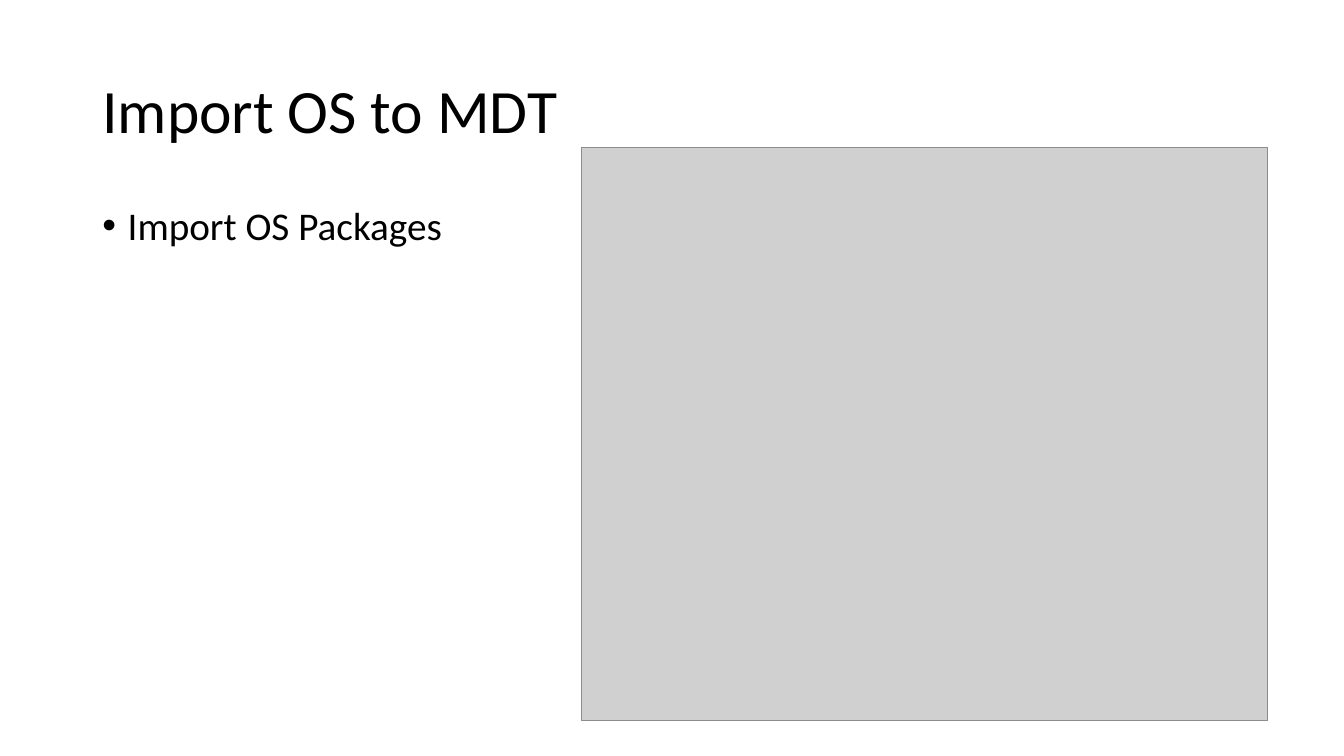
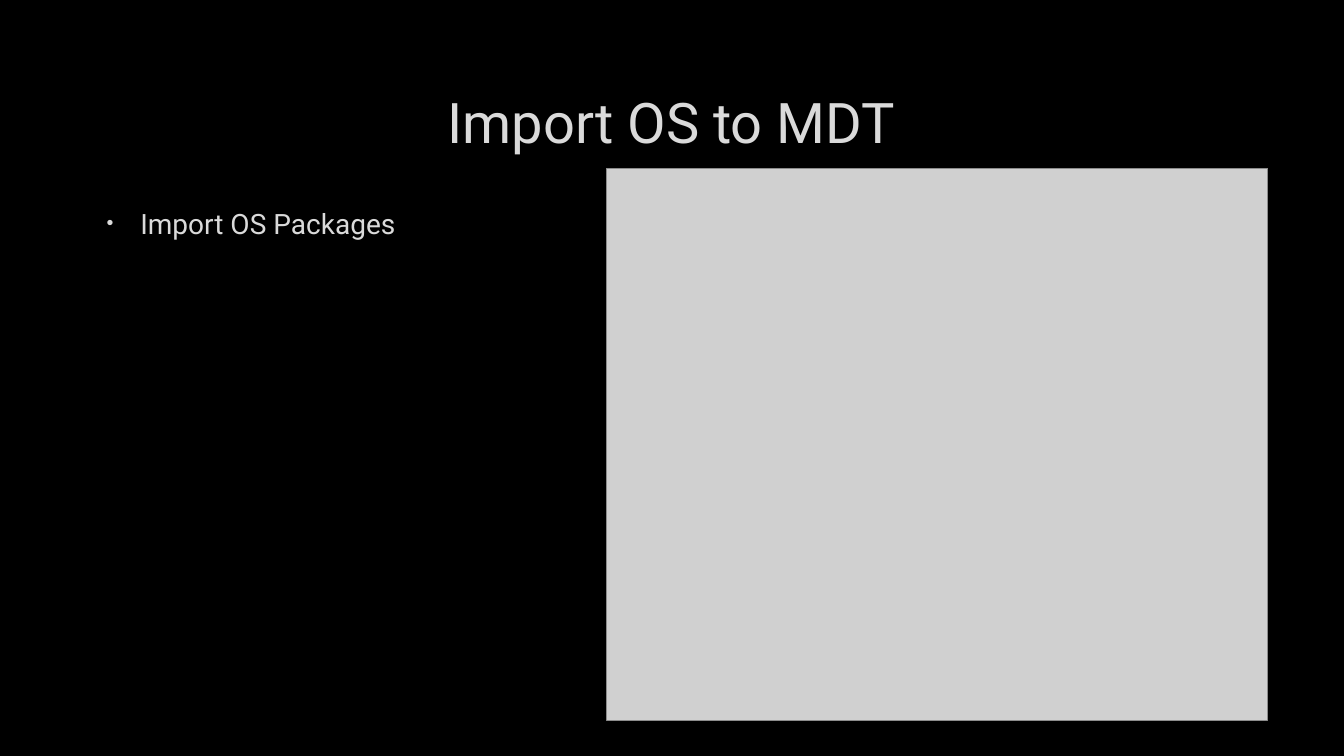
Before and after one commit to fydexx/HECC-2018, a slide deck: slide 14 of Part_01/Section02.pptx. Drawn at 1344x756 pixels with LibreOffice and Linux fonts; fonts in the diff are those of the drawing; grey boxes stand for pictures; background and template pictures are left out. Boxes give left, top, right and bottom in pixels: in the first picture for what was removed or moved away, otherwise in the second. Text is boxed around its words. In the diff, an @@ line names an element or a change of style, - is before the commit and + after.

```diff
--- a/Part_01/Section02.pptx
+++ b/Part_01/Section02.pptx
@@ background #FFFFFF to picture (left out) @@
@@ title "Import OS to MDT": place and size @@
-title "Import OS to MDT" at bbox=[102, 93, 557, 143]
+title "Import OS to MDT" at bbox=[448, 102, 895, 155]
@@ title "Import OS to MDT" at bbox=[448, 102, 895, 155]: size 44 to 40 pt, font Calibri to Roboto, text colour #000000 to #DADADA, letter outline none to #404040 0.75 pt; alignment left to centre; line spacing 0.9 to 1 @@
@@ picture: place and size @@
-picture at bbox=[582, 148, 1268, 721]
+picture at bbox=[606, 168, 1267, 721]
@@ text "Import OS Packages" at bbox=[140, 213, 395, 240]: size 28 to 20 pt, font Calibri to Roboto, text colour #000000 to #DADADA, letter outline none to #404040 0.75 pt; indent changed; line spacing 0.9 to 1 @@
```
Also in this commit, not shown: 29 other slides changed.
